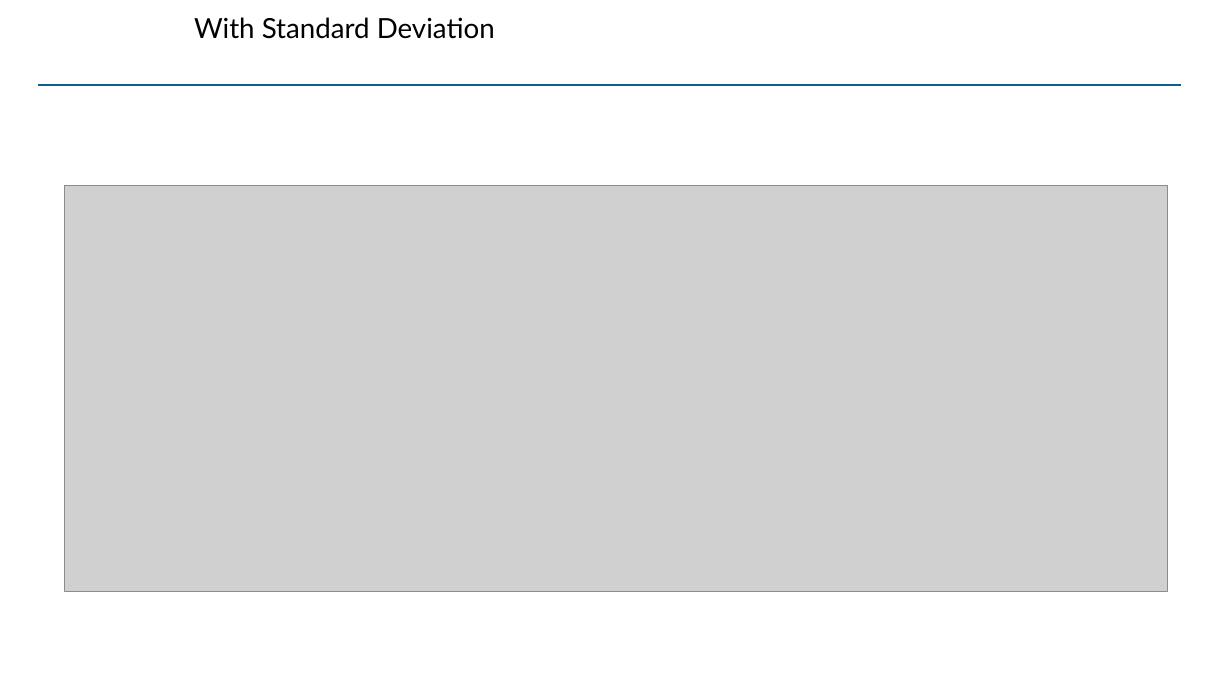
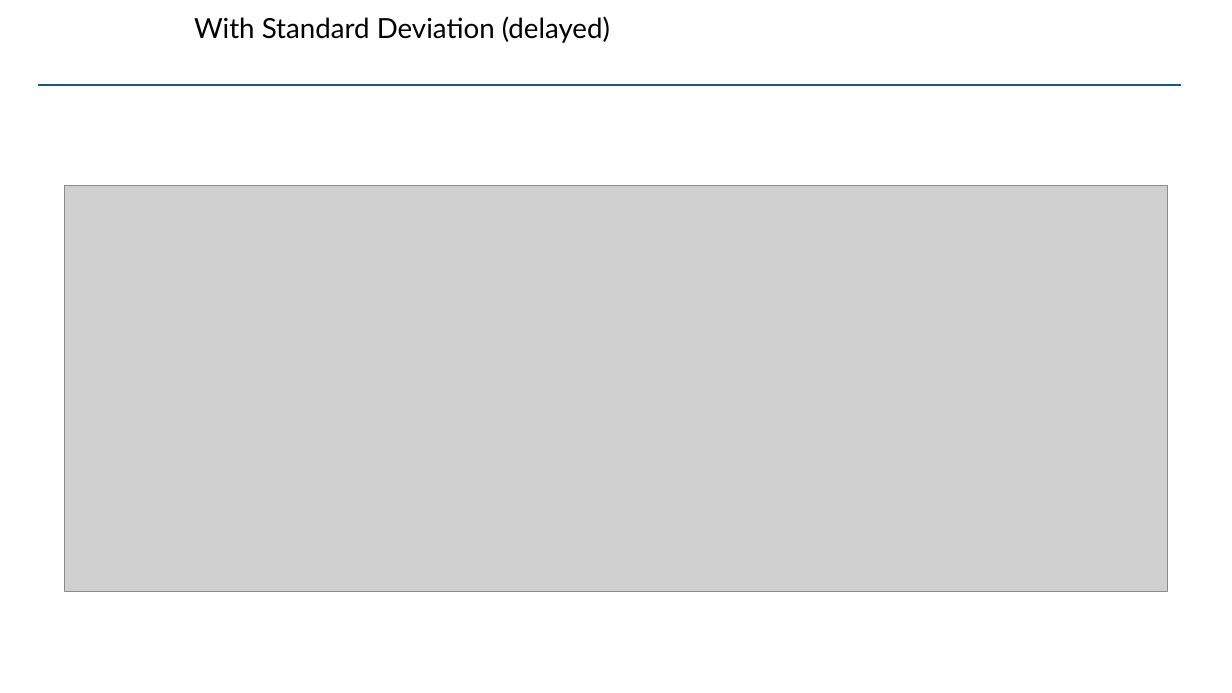
Before and after one commit to miracleyoo/TD3, a slide deck: slide 4 of documents/Darpa presentation Devdhar.pptx. Drawn at 1232x693 pixels with LibreOffice and Linux fonts; fonts in the diff are those of the drawing; grey boxes stand for pictures; background and template pictures are left out. Boxes give left, top, right and bottom in pixels: in the first picture for what was removed or moved away, otherwise in the second. Text is boxed around its words. In the diff, an @@ line names an element or a change of style, - is before the commit and + after.

```diff
--- a/documents/Darpa presentation Devdhar.pptx
+++ b/documents/Darpa presentation Devdhar.pptx
@@ title at box(194, 16, 610, 43): text changed @@
-With Standard Deviation
+With Standard Deviation (delayed)
```
Also in this commit, not shown: 1 other slide changed, 5 other files.
